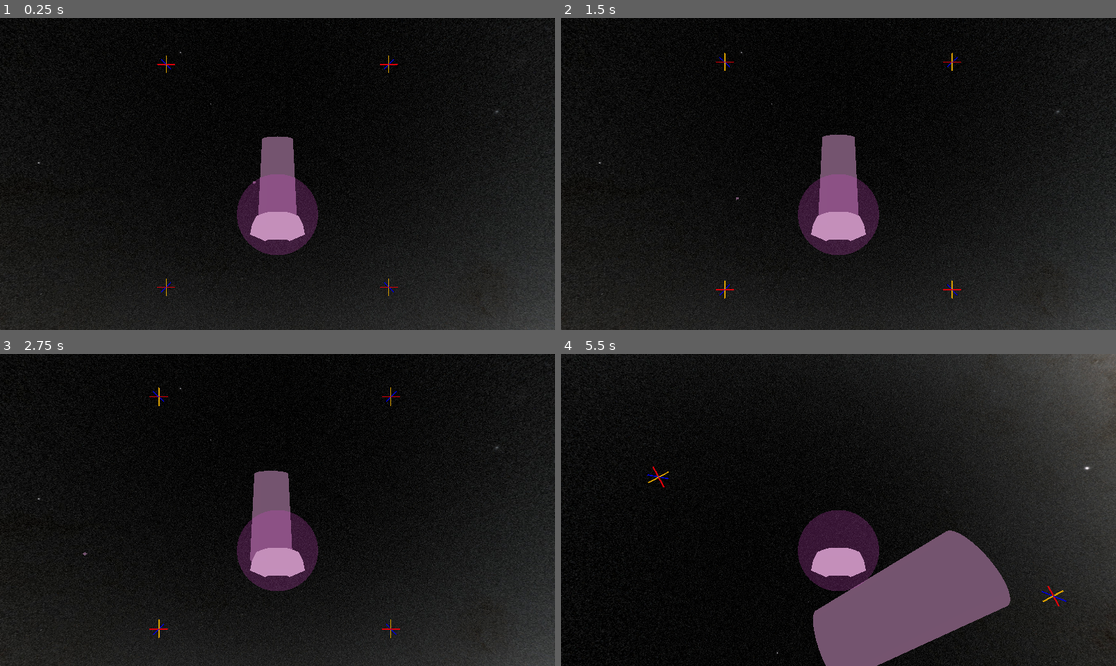
Above: before the commit, frames 1-4 (two rows, left to right).
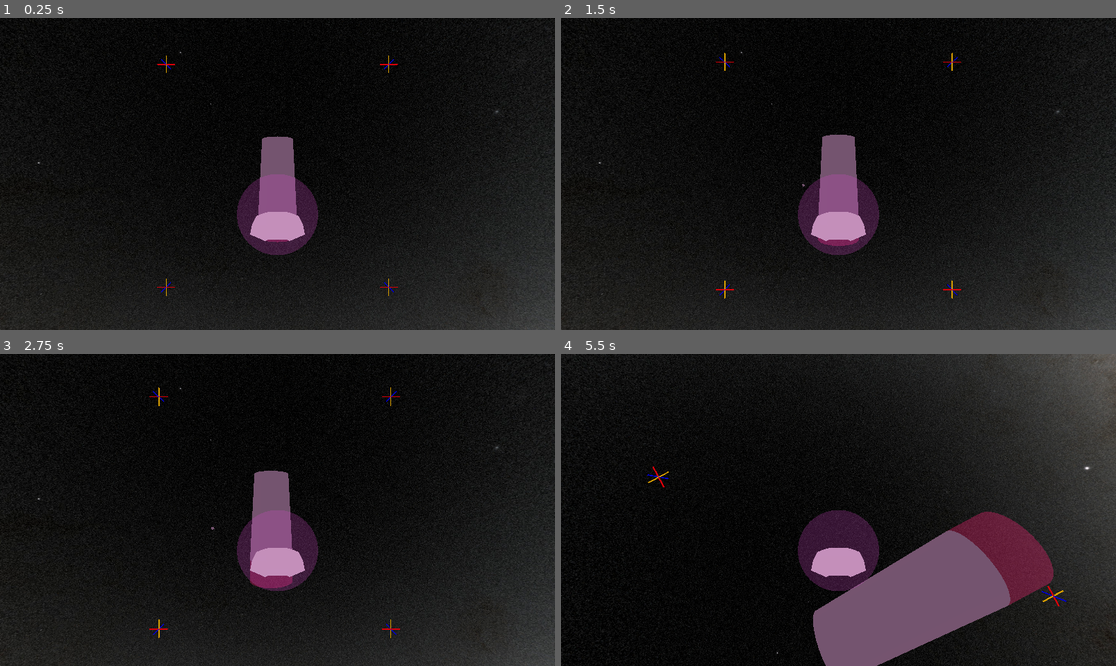
Above: after the commit, the same moments.

Repository: Wake1st/SpaceFlyer
Game: Godot game, scene res://space.tscn
The game is run twice, just before and just after one commit, with the same random seed, the same clock (stepped at 60 frames per second) and the same inputs.
Inputs:
- Up to frame 1 (0.25 s): no input
- Up to frame 2 (1.5 s): tap Enter at 0.5 s; hold W (forward) 0.53-1.28 s; tap Space (grab) at 0.6 s; hold S (backward) from 1.28 s (still down); tap Keypad 8 (a-pitch) at 1.35 s
- Up to frame 3 (2.75 s): tap Space (grab) at 1.55, 2.3 s; release S (backward) at 2.03 s; hold W (forward) from 2.03 s (still down); hold Keypad 6 (a-roll) from 2.03 s (still down)
- Up to frame 4 (5.5 s): release Keypad 6 (a-roll) at 2.78 s; tap D (a_yaw) at 2.85 s; tap Space (grab) at 3.05, 3.8, 4.35, 5.3 s; release W (forward) at 3.53 s; hold Keypad 4 (left) 3.53-5.03 s; tap Shift (control_mode_swap) at 3.6 s; hold S (backward) from 5.03 s (still down); hold X (stop_rotation) from 5.03 s (still down)

The runs differ from the first frame. In frame 1, less than 0.1% of the frame differs, in the area x 45-53%, y 52-72%; in frame 2, 0.1%; in frame 3, 0.3%; in frame 4, 2.6%, in the area x 69-89%, y 50-81%.
Error after the commit: Parse Error: Expected indented block after function declaration. (res://debris.gd:4)

Commit message:
ship collector

Diff:
--- a/Vehicle.gd
+++ b/Vehicle.gd
@@ -39,7 +39,6 @@
 				global_transform.basis * Vector3.FORWARD * len
 			)
 			debris.linear_velocity = linear_velocity + tangential_velocity
-			#	spinning should throw the debris
 		else:
 			if grabbableBody:
 				grabbing = true
@@ -50,6 +49,7 @@
 				$GrabArea/GrabCollider.add_child(grabbable)
 
 				grabbableBody.queue_free()
+				print(grabbable)
 
 
 func motion(controls:Controls):
--- a/debris.gd
+++ b/debris.gd
@@ -2,4 +2,4 @@
 
 
 func _integrate_forces(_state):
-	print(transform.origin)
+#	print(transform.origin)
--- a/ship.gd
+++ b/ship.gd
@@ -5,6 +5,9 @@
 
 var items:Array[RigidBody3D] = []
 var firstPass:bool = true
+
+var requiredCount = 1
+var collectedCount = 0
 
 func _ready():
 	var deb = preload("res://debris.tscn")
@@ -21,24 +24,13 @@
 			((i+1) % 3) - 1,
 		)
 
-		items[i].apply_impulse(
-			global_position.normalized() * randf_range(1,2)
-		)
-		items[i].apply_torque(
-			Vector3(
-				randf_range(-90,90),
-				randf_range(-90,90),
-				randf_range(-90,90)
-			)
-		)
-
 
 func _physics_process(_delta):
 	if firstPass:
 		firstPass = false
 		for i in items.size():
 			items[i].apply_impulse(
-				items[i].transform.origin.normalized() * randf_range(4,40)
+				items[i].transform.origin.normalized() * randf_range(4,10)
 			)
 			items[i].apply_torque(
 				Vector3(
@@ -47,3 +39,11 @@
 					randf_range(-40,40)
 				)
 			)
+
+
+func _on_collection_area_body_entered(body):
+	body.queue_free()
+
+	collectedCount += 1
+	if (collectedCount >= requiredCount):
+		print("all parts gathered")
--- a/ship.tscn
+++ b/ship.tscn
@@ -7,8 +7,36 @@
 bottom_radius = 10.0
 height = 40.0
 
+[sub_resource type="CylinderShape3D" id="CylinderShape3D_p753u"]
+height = 10.0
+radius = 10.0
+
+[sub_resource type="StandardMaterial3D" id="StandardMaterial3D_b32kp"]
+transparency = 1
+albedo_color = Color(1, 0.247059, 0.509804, 0.392157)
+
+[sub_resource type="CylinderMesh" id="CylinderMesh_4evta"]
+material = SubResource("StandardMaterial3D_b32kp")
+top_radius = 10.0
+bottom_radius = 10.0
+height = 10.0
+
 [node name="Ship" type="Node3D"]
 script = ExtResource("1_18bpn")
 
 [node name="MeshInstance3D" type="MeshInstance3D" parent="."]
 mesh = SubResource("CylinderMesh_m6y3n")
+
+[node name="CollectionArea" type="Area3D" parent="."]
+unique_name_in_owner = true
+collision_layer = 2
+collision_mask = 2
+
+[node name="CollisionShape3D" type="CollisionShape3D" parent="CollectionArea"]
+transform = Transform3D(1, 0, 0, 0, 1, 0, 0, 0, 1, 0, -25, 0)
+shape = SubResource("CylinderShape3D_p753u")
+
+[node name="MeshInstance3D" type="MeshInstance3D" parent="CollectionArea/CollisionShape3D"]
+mesh = SubResource("CylinderMesh_4evta")
+
+[connection signal="body_entered" from="CollectionArea" to="." method="_on_collection_area_body_entered"]
Not shown: 1 places in ship.tscn that only renumber resources
